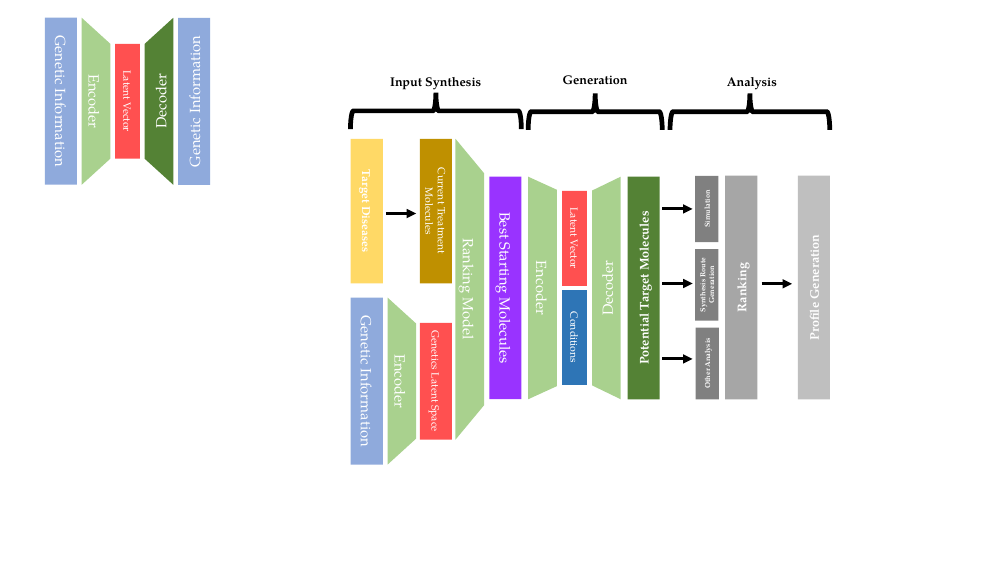
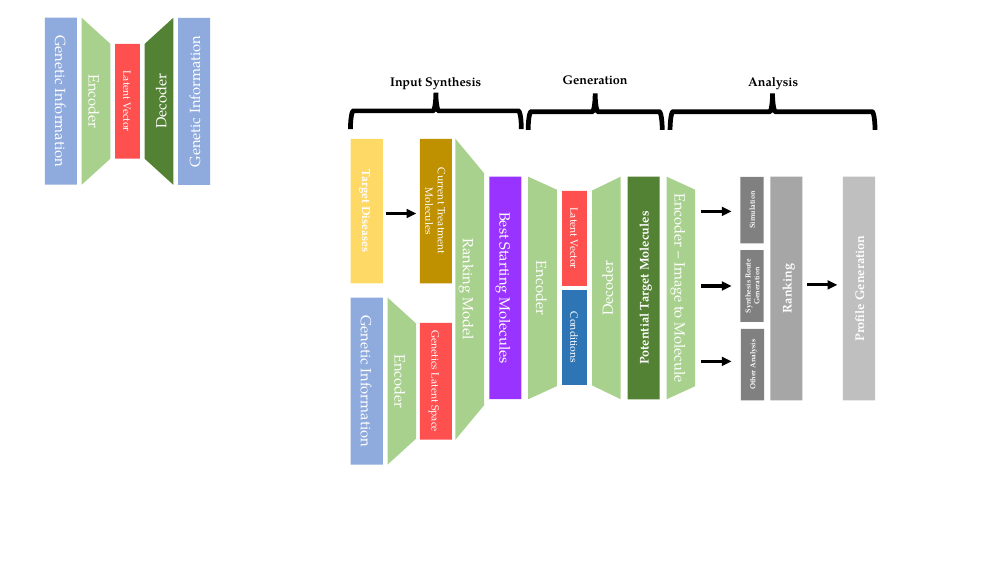
Before and after one commit to DanielFlockhart/Molecular-Generation, a slide deck: slide 7 of docs/Architectures.pptx. Drawn at 1008x567 pixels with LibreOffice and Linux fonts; fonts in the diff are those of the drawing. Boxes give left, top, right and bottom in pixels: in the first picture for what was removed or moved away, otherwise in the second. Text is boxed around its words. In the diff, an @@ line names an element or a change of style, - is before the commit and + after.

```diff
--- a/docs/Architectures.pptx
+++ b/docs/Architectures.pptx
@@ text "Analysis": place and size @@
-text "Analysis" at bbox=[727, 77, 777, 90]
+text "Analysis" at bbox=[748, 77, 798, 90]
@@ right brace: place and size @@
-right brace at bbox=[670, 93, 830, 130]
+right brace at bbox=[670, 93, 875, 130]
@@ trapezoid added at bbox=[666, 177, 695, 399], fill #A9D18E, 14 pt, text #FFFFFF @@
+Encoder – Image to Molecule
@@ arrow moved from (662, 209) - (693, 209) to (701, 212) - (731, 212) @@
@@ arrow moved from (662, 284) - (693, 284) to (701, 286) - (731, 286) @@
@@ 5 rectangles, 1 arrow: place and size @@
-5 rectangles, 1 arrow at bbox=[695, 175, 830, 399]
+5 rectangles, 1 arrow at bbox=[740, 176, 875, 401]
@@ arrow moved from (662, 359) - (693, 359) to (701, 361) - (731, 361) @@
```
Also in this commit, not shown: 8 other files.
